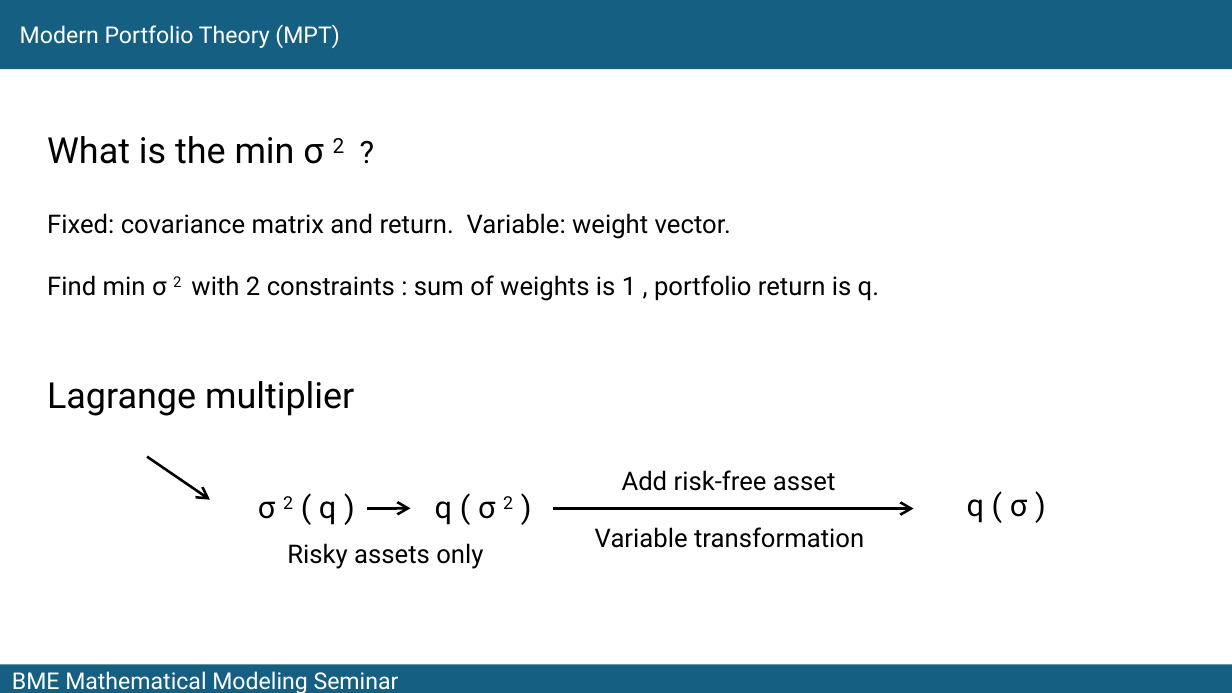
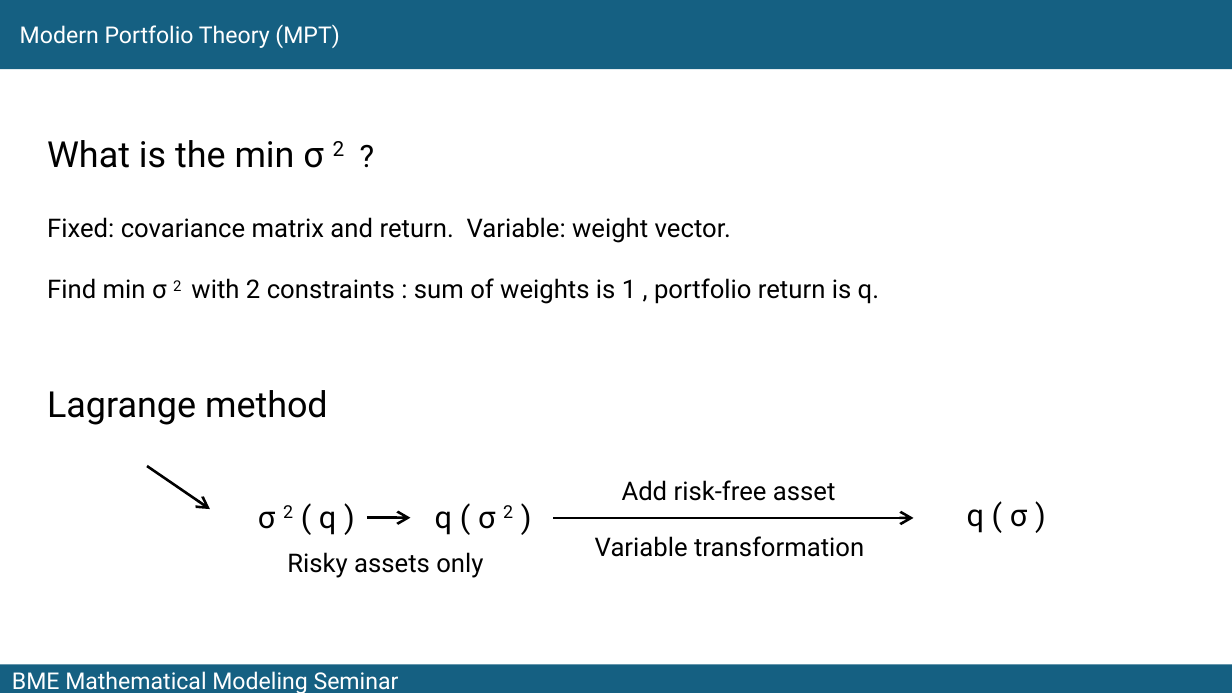
Before and after one commit to fij/btup, a slide deck: slide 11 of MMS_2024_09_10/Farkas_2024_09_10.pptx. Drawn at 1232x693 pixels with LibreOffice and Linux fonts; fonts in the diff are those of the drawing. Boxes give left, top, right and bottom in pixels: in the first picture for what was removed or moved away, otherwise in the second. Text is boxed around its words. In the diff, an @@ line names an element or a change of style, - is before the commit and + after.

Commit message:
updated until slide with EF risky

```diff
--- a/MMS_2024_09_10/Farkas_2024_09_10.pptx
+++ b/MMS_2024_09_10/Farkas_2024_09_10.pptx
@@ text "What is the min σ ...": place and size @@
-text "What is the min σ ..." at bbox=[47, 136, 879, 301]
+text "What is the min σ ..." at bbox=[47, 140, 879, 304]
@@ text at bbox=[47, 390, 328, 425]: text changed @@
-Lagrange multiplier
+Lagrange method
@@ 6 texts, 3 arrows: place and size @@
-6 texts, 3 arrows at bbox=[147, 457, 1027, 569]
+6 texts, 3 arrows at bbox=[147, 466, 1027, 578]
```
Also in this commit, not shown: 4 other slides changed, 2 slides added.
